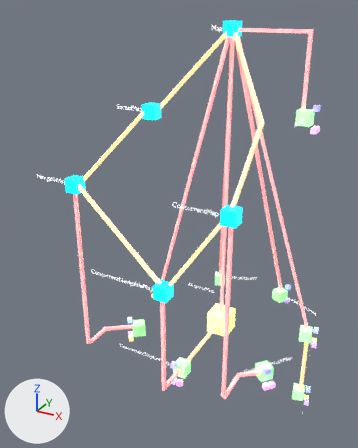
What one commit did to the glTF model src/assets/MapHierarchy.glb.
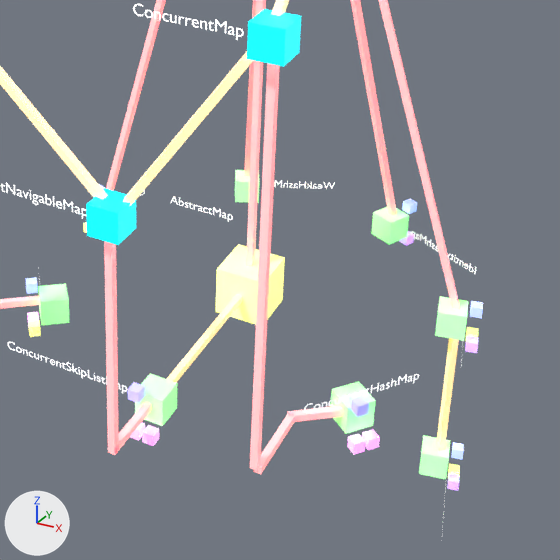
Each version is shown whole from a camera (50 mm lens) standing at (108.2, -230.3, 155.8) and looking at (-20.4, 3.4, 38.9), then close up on the part from 33% to 98% of the width and 45% to 97% of the height. Every picture has the same lights, and +X, +Y and +Z are marked at lower left. Where no turn or scale is listed for an object, it has been applied to the vertices.
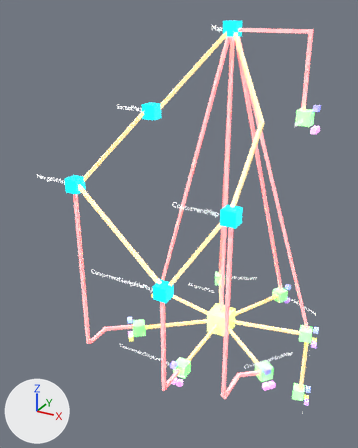
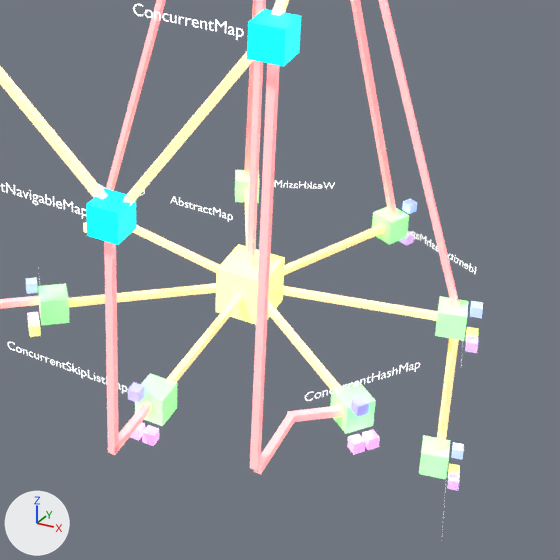
Diff of the bpy script that builds the scene:
```diff
--- a/src/assets/MapHierarchy.glb.py
+++ b/src/assets/MapHierarchy.glb.py
@@ me_cube_143 @@
+me_cube_143.from_pydata([(1.1, -2.1, -0.9), (1.1, -2.1, 0.9), (38.8, -32.8, -0.9), (2.2, -0.8, -0.9), (2.2, -0.8, 0.9), (39.9, -31.5, -0.9), (39.9, -31.5, 0.9), (38.8, -32.8, 0.9)], [], [(0, 2, 7), (0, 7, 1), (3, 5, 2), (3, 2, 0), (4, 6, 5), (4, 5, 3), (6, 7, 2), (6, 2, 5), (1, 7, 6), (1, 6, 4)])
+me_cube_143.materials.append(mat_extends)  # white #ffffff
@@ me_cube_142 @@
+me_cube_142.from_pydata([(2.3, -0.5, -0.9), (2.3, -0.5, 0.9), (49.8, 9.9, -0.9), (1.9, 1.2, -0.9), (1.9, 1.2, 0.9), (49.4, 11.6, -0.9), (49.4, 11.6, 0.9), (49.8, 9.9, 0.9)], [], [(0, 2, 7), (0, 7, 1), (3, 5, 2), (3, 2, 0), (4, 6, 5), (4, 5, 3), (6, 7, 2), (6, 2, 5), (1, 7, 6), (1, 6, 4)])
+me_cube_142.materials.append(mat_extends)  # white #ffffff
@@ me_cube_141 @@
+me_cube_141.from_pydata([(1.8, 1.5, -0.9), (1.8, 1.5, 0.9), (23.2, 45.2, -0.9), (0.2, 2.3, -0.9), (0.2, 2.3, 0.9), (21.6, 45.9, -0.9), (21.6, 45.9, 0.9), (23.2, 45.2, 0.9)], [], [(0, 2, 7), (0, 7, 1), (3, 5, 2), (3, 2, 0), (4, 6, 5), (4, 5, 3), (6, 7, 2), (6, 2, 5), (1, 7, 6), (1, 6, 4)])
+me_cube_141.materials.append(mat_extends)  # white #ffffff
@@ me_cube_140 @@
+me_cube_140.from_pydata([(-0.1, 2.3, -0.9), (-0.1, 2.3, 0.9), (-20.9, 46.3, -0.9), (-1.6, 1.6, -0.9), (-1.6, 1.6, 0.9), (-22.5, 45.5, -0.9), (-22.5, 45.5, 0.9), (-20.9, 46.3, 0.9)], [], [(0, 2, 7), (0, 7, 1), (3, 5, 2), (3, 2, 0), (4, 6, 5), (4, 5, 3), (6, 7, 2), (6, 2, 5), (1, 7, 6), (1, 6, 4)])
+me_cube_140.materials.append(mat_extends)  # white #ffffff
@@ me_cube_139 @@
+me_cube_139.from_pydata([(-1.9, 1.4, -0.9), (-1.9, 1.4, 0.9), (-49.2, 12.4, -0.9), (-2.3, -0.3, -0.9), (-2.3, -0.3, 0.9), (-49.6, 10.7, -0.9), (-49.6, 10.7, 0.9), (-49.2, 12.4, 0.9)], [], [(0, 2, 7), (0, 7, 1), (3, 5, 2), (3, 2, 0), (4, 6, 5), (4, 5, 3), (6, 7, 2), (6, 2, 5), (1, 7, 6), (1, 6, 4)])
+me_cube_139.materials.append(mat_extends)  # white #ffffff
@@ me_cube_065 @@
+me_cube_065.from_pydata([(-2.3, -0.6, -0.9), (-2.3, -0.6, 0.9), (-40.3, -30.9, -0.9), (-1.2, -2.0, -0.9), (-1.2, -2.0, 0.9), (-39.3, -32.2, -0.9), (-39.3, -32.2, 0.9), (-40.3, -30.9, 0.9)], [], [(0, 2, 7), (0, 7, 1), (3, 5, 2), (3, 2, 0), (4, 6, 5), (4, 5, 3), (6, 7, 2), (6, 2, 5), (1, 7, 6), (1, 6, 4)])
+me_cube_065.materials.append(mat_extends)  # white #ffffff
@@ ob_map_text_013 @@
 ob_map_text_013 = bpy.data.objects.new('Map-Text.013', me_iterable_text_018)
-ob_map_text_013.location = (63.5, 2.7, -20.7)
+ob_map_text_013.location = (63.5, 2.7, -17.4)
@@ ob_cube_140 @@
+ob_cube_140 = bpy.data.objects.new('Cube.140', me_cube_143)
+ob_cube_140.location = (3.8, 15.4, -27.2)
@@ ob_cube_139 @@
+ob_cube_139 = bpy.data.objects.new('Cube.139', me_cube_142)
+ob_cube_139.location = (3.8, 15.4, -27.2)
@@ ob_cube_138 @@
+ob_cube_138 = bpy.data.objects.new('Cube.138', me_cube_141)
+ob_cube_138.location = (3.8, 15.4, -27.2)
@@ ob_cube_137 @@
+ob_cube_137 = bpy.data.objects.new('Cube.137', me_cube_140)
+ob_cube_137.location = (3.8, 15.4, -27.2)
@@ ob_cube_136 @@
+ob_cube_136 = bpy.data.objects.new('Cube.136', me_cube_139)
+ob_cube_136.location = (3.8, 15.4, -27.2)
@@ ob_cube_135 @@
+ob_cube_135 = bpy.data.objects.new('Cube.135', me_cube_065)
+ob_cube_135.location = (3.8, 15.4, -27.2)
```

Pixel boxes [x1, y1, x2, y2] of what changed, in the close-ups (560 x 560 px):
'Cube.139', added
    after: [274, 285, 438, 321]
'Cube.135', added
    after: [68, 283, 216, 307]
'Cube.140', added
    after: [268, 300, 341, 391]
'Cube.138', added
    after: [284, 225, 384, 275]
'Cube.136', added
    after: [133, 225, 220, 273]
'Map-Text.013', moved
    before: [304, 374, 419, 413]
    after: [305, 362, 420, 401]
'Cube.137', added
    after: [244, 190, 249, 246]
